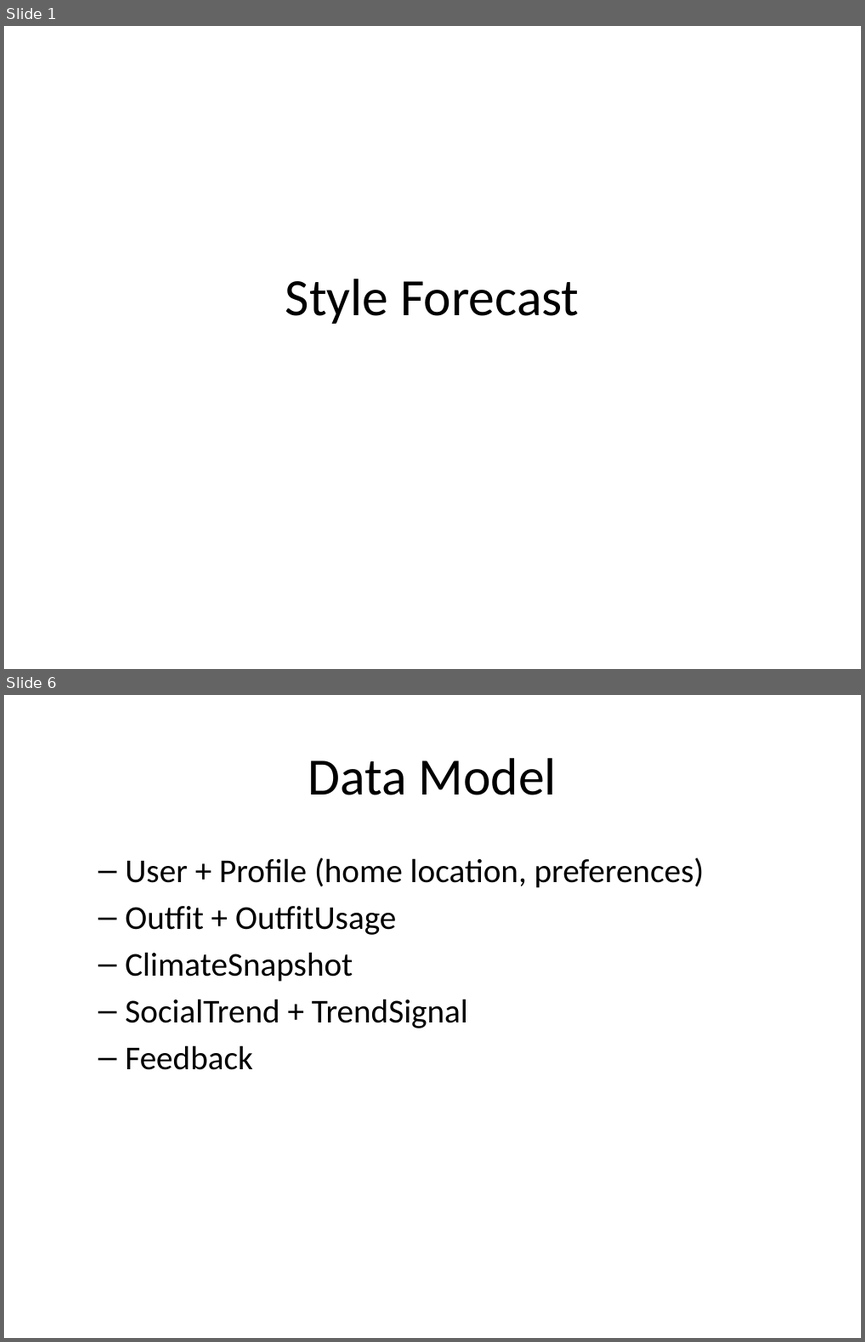
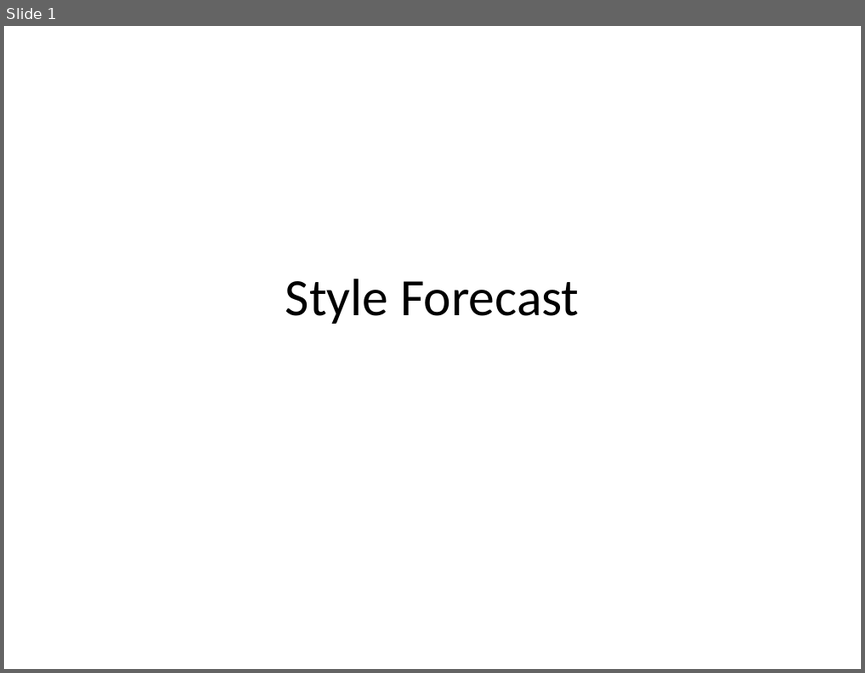
Before and after one commit to elfin-py/COMP3011_Coursework1, a slide deck: cfx-api/docs/presentation.pptx. Shown one above the other, each under a label of ours: slides 1 and 6 before the commit, slide 1 after it; the slides between them are not shown. The pictures are 865x1342 and 865x673 pixels, drawn with LibreOffice and Linux fonts; fonts in the diff are those of the drawing. Boxes give left, top, right and bottom in pixels: in the first picture for what was removed or moved away, otherwise in the second. Text is boxed around its words. In the diff, an @@ line names an element or a change of style, - is before the commit and + after.

```diff
--- a/cfx-api/docs/presentation.pptx
+++ b/cfx-api/docs/presentation.pptx
@@ slide 6 removed at [4,695,861,1338], background #FFFFFF @@
@@ title removed at [308,758,556,795] @@
-Data Model
@@ text removed at [125,857,704,1070] @@
-  – User + Profile (home location, preferences)
-  – Outfit + OutfitUsage
-  – ClimateSnapshot
-  – SocialTrend + TrendSignal
-  – Feedback
```
Also in this commit, not shown: 5 slides changed, 7 slides added, 5 other slides removed, 1 other file.
